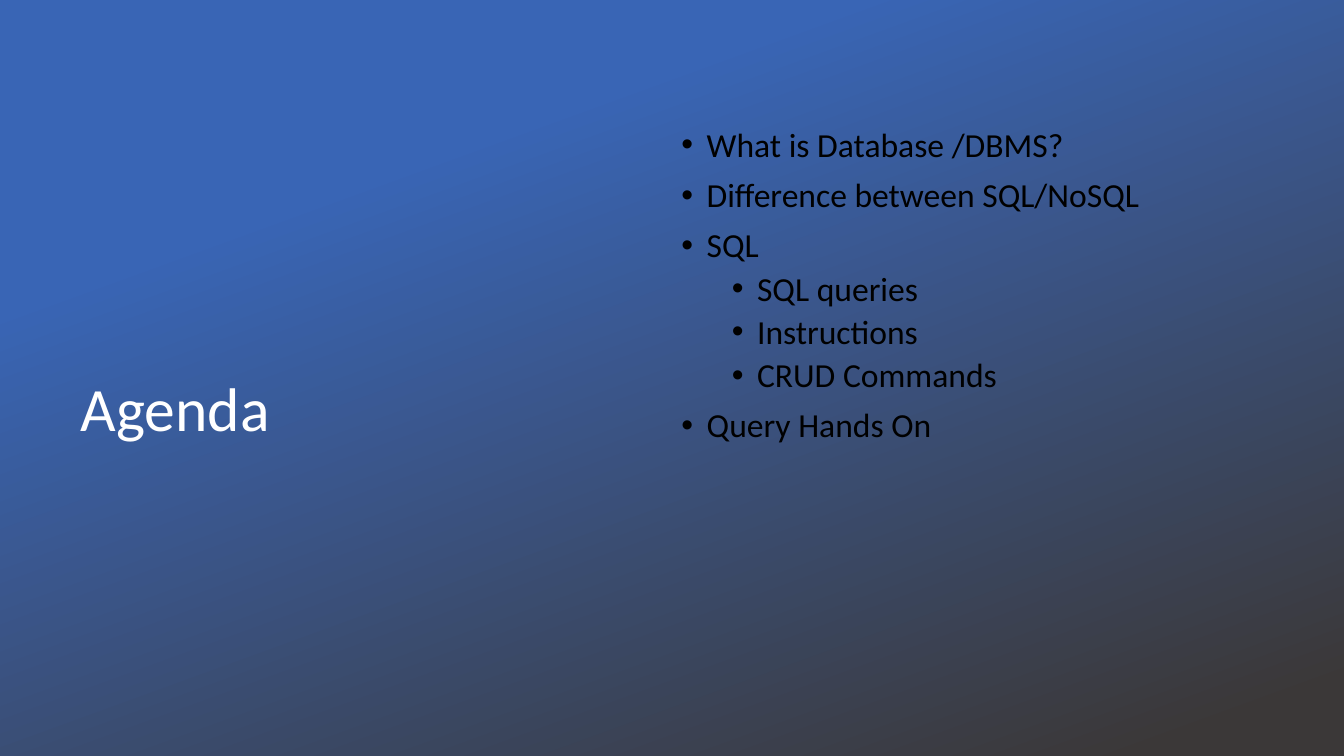
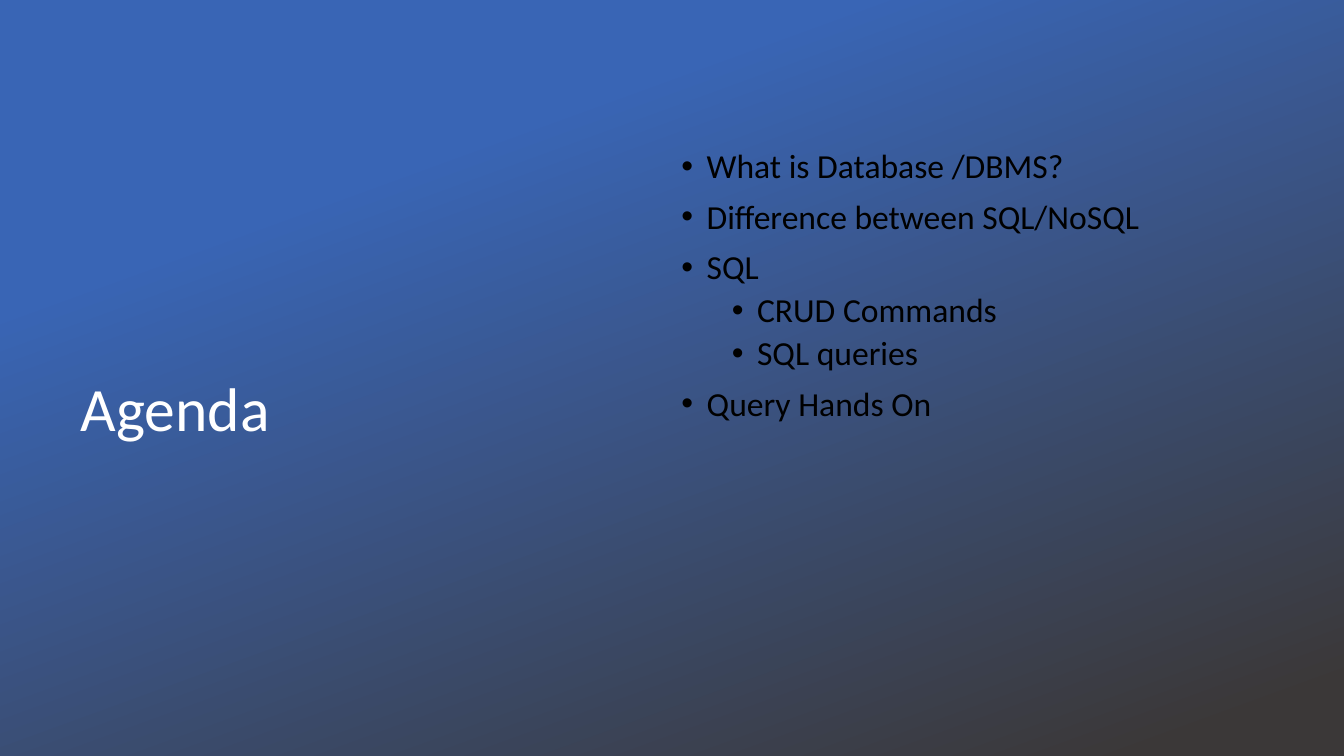
Before and after one commit to vvthakral/data-science-bootcamp, a slide deck: slide 2 of week-2-sql/sql.pptx. Drawn at 1344x756 pixels with LibreOffice and Linux fonts; fonts in the diff are those of the drawing; background and template pictures are left out. Boxes give left, top, right and bottom in pixels: in the first picture for what was removed or moved away, otherwise in the second. Text is boxed around its words. In the diff, an @@ line names an element or a change of style, - is before the commit and + after.

```diff
--- a/week-2-sql/sql.pptx
+++ b/week-2-sql/sql.pptx
@@ text at (757,298,997,322): paragraph added @@
+  • CRUD Commands
@@ text at (757,321,997,387): paragraphs removed @@
-  • Instructions
-  • CRUD Commands
```
Also in this commit, not shown: 6 other slides changed, 4 other files.
